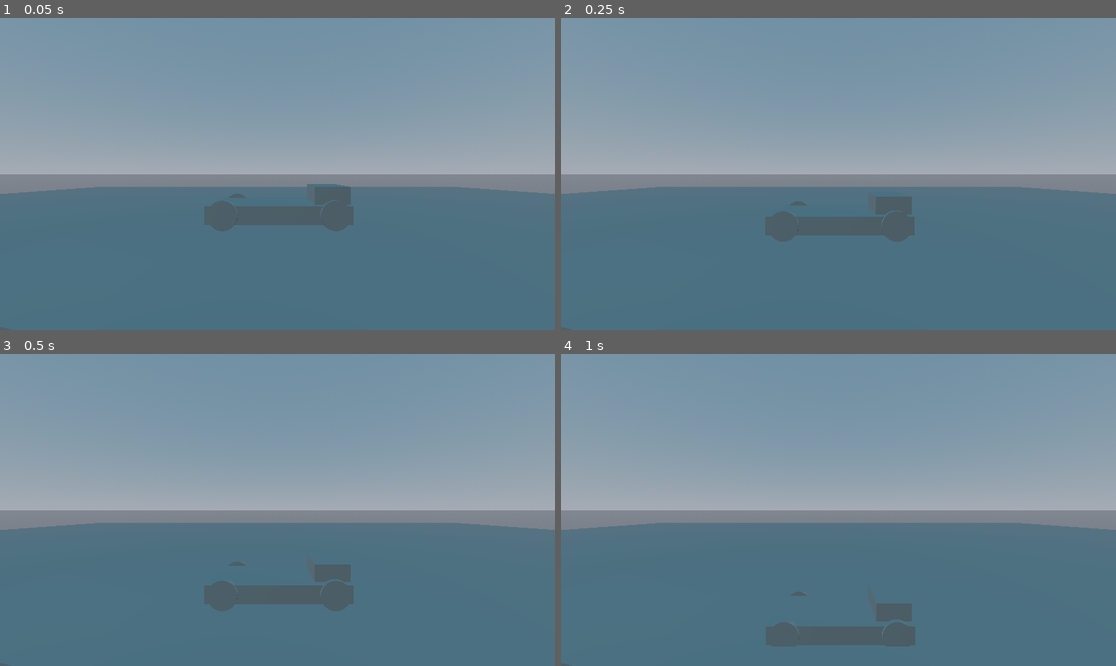
Above: before the commit, frames 1-4 (two rows, left to right).
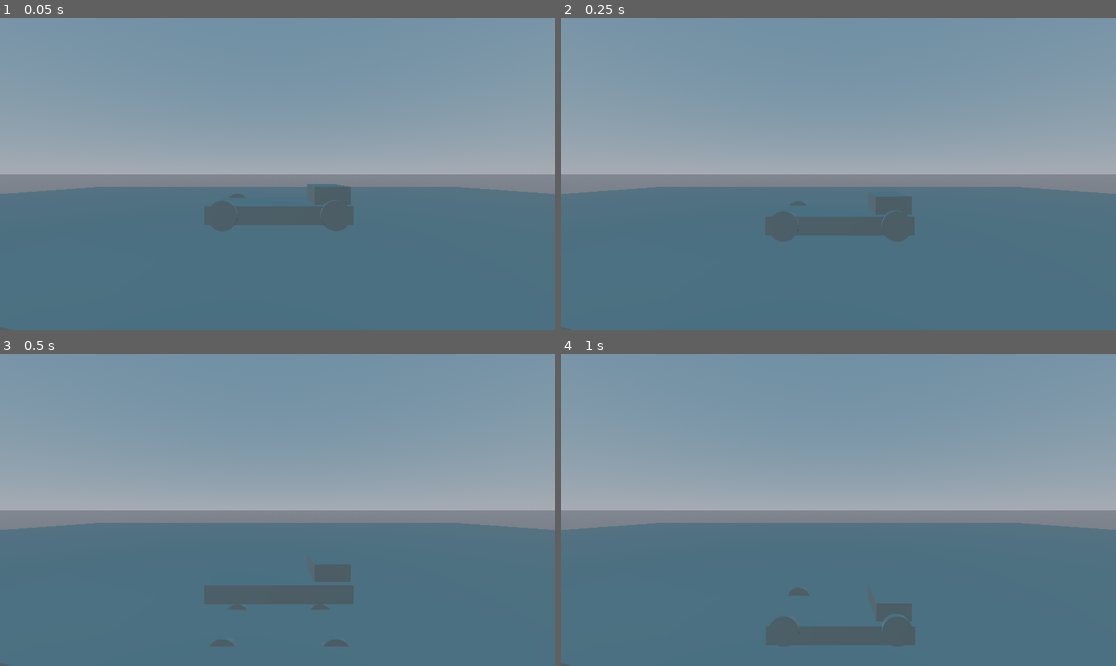
Above: after the commit, the same moments.

Repository: Dragon22Gaming/jank-ride
Game: Godot game, scene res://Levels/test_level.tscn
Same seed, same stepped clock (60 frames per second), same inputs: the game is played once before the commit and once after it.
Inputs:
- Up to frame 1 (0.05 s): no input
- Up to frame 2 (0.25 s): no input
- Up to frame 3 (0.5 s): no input
- Up to frame 4 (1 s): no input

Frames 1-2 are identical in both runs. In frame 3, 0.5% of the frame differs, in the area x 37-63%, y 66-94%; in frame 4, 0.2%.

Commit message:
get it done quickly!

Diff:
--- a/Prefabs/Car.tscn
+++ b/Prefabs/Car.tscn
@@ -29,15 +29,19 @@
 [node name="WheelFL" parent="." instance=ExtResource("2_fdg2s")]
 transform = Transform3D(1, 0, 0, 0, 1, 0, 0, 0, 1, -1.5, 0, 1)
 target_position = Vector3(0, -2, 0)
+spring_damping = 120
 
 [node name="WheelFR" parent="." instance=ExtResource("2_fdg2s")]
 transform = Transform3D(1, 0, 0, 0, 1, 0, 0, 0, 1, -1.5, 0, -1)
 target_position = Vector3(0, -2, 0)
+spring_damping = 120
 
 [node name="WheelRL" parent="." instance=ExtResource("2_fdg2s")]
 transform = Transform3D(1, 0, 0, 0, 1, 0, 0, 0, 1, 1.5, 0, 1)
 target_position = Vector3(0, -2, 0)
+spring_damping = 120
 
 [node name="WheelRR" parent="." instance=ExtResource("2_fdg2s")]
 transform = Transform3D(1, 0, 0, 0, 1, 0, 0, 0, 1, 1.5, 0, -1)
 target_position = Vector3(0, -2, 0)
+spring_damping = 120
--- a/Prefabs/wheel.tscn
+++ b/Prefabs/wheel.tscn
@@ -7,9 +7,8 @@
 bottom_radius = 0.4
 height = 0.15
 
-[node name="Wheel" type="RayCast3D" node_paths=PackedStringArray("wheel")]
+[node name="Wheel" type="RayCast3D"]
 script = ExtResource("1_eesuk")
-wheel = NodePath("Wheel_mesh")
 
 [node name="Wheel_mesh" type="MeshInstance3D" parent="."]
 transform = Transform3D(1, 0, 0, 0, -4.37114e-08, -1, 0, 1, -4.37114e-08, 0, 0, 0)
--- a/Scripts/car.gd
+++ b/Scripts/car.gd
@@ -11,5 +11,22 @@
 		_do_single_suspension(wheel)
 	# Later, handle acceleration, steering, braking here.
 
+func _get_point_velocity(point: Vector3) -> Vector3:
+	return linear_velocity + angular_velocity.cross(point - global_position)
+
 func _do_single_suspension(ray: RaycastWheel) -> void:
-	pass
+	if ray.is_colliding():
+			ray.target_position.y = -(ray.rest_dist + ray.wheel_radius + 0.2)
+			var contact := ray.get_collision_point()
+			var spring_up_dir := ray.global_transform.basis.y
+			var spring_len := ray.global_position.distance_to(contact) - ray.wheel_radius
+			var offset := ray.rest_dist - spring_len
+
+			ray.wheel.position.y = -spring_len
+
+			var spring_force := ray.spring_stiffness * offset
+
+			# damping force = damping * relative velocity
+			var world_vel := _get_point_velocity(contact)
+
+			# CONTINUE
--- a/Scripts/raycastwheel.gd
+++ b/Scripts/raycastwheel.gd
@@ -4,4 +4,7 @@
 @export var spring_stiffness := 5000
 @export var spring_damping := 140
 @export var wheel_radius := 0.4
-@export var wheel := get_child(0)
+@export var rest_dist :=0.5
+@export var over_extend := 0.0
+
+@onready var wheel: Node3D = get_child(0)
